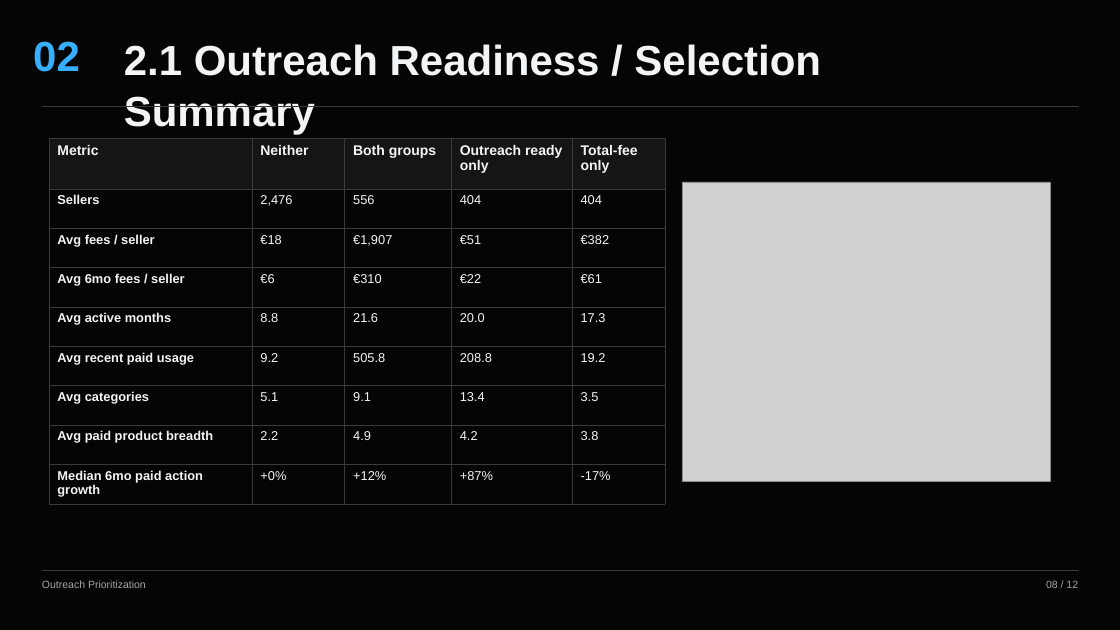
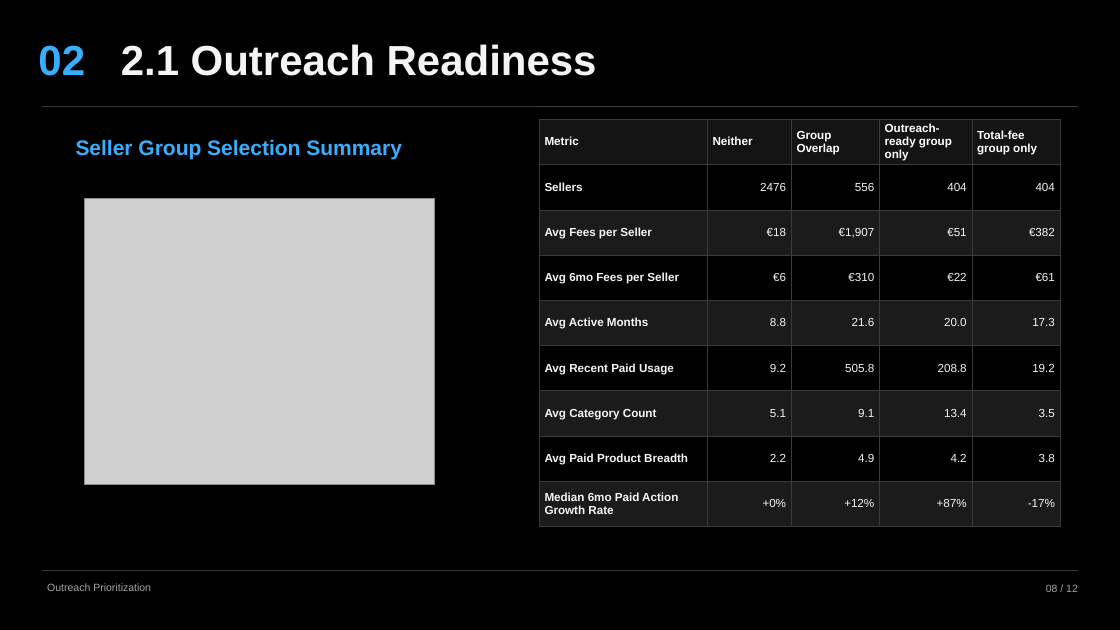
Before and after one commit to omer-t/marktplaats-assignment, a slide deck: slide 8 of deliverables/smb_bundles/smb_bundles_2_prioritize.pptx. Drawn at 1120x630 pixels with LibreOffice and Linux fonts; fonts in the diff are those of the drawing; grey boxes stand for pictures. Boxes give left, top, right and bottom in pixels: in the first picture for what was removed or moved away, otherwise in the second. Text is boxed around its words. In the diff, an @@ line names an element or a change of style, - is before the commit and + after.

```diff
--- a/deliverables/smb_bundles/smb_bundles_2_prioritize.pptx
+++ b/deliverables/smb_bundles/smb_bundles_2_prioritize.pptx
@@ background #050505 to #000000 @@
@@ text "02": place and size @@
-text "02" at (33, 41, 80, 72)
+text "02" at (38, 45, 85, 76)
@@ text at (121, 44, 597, 76): text changed @@
-2.1 Outreach Readiness / Selection Summary
+2.1 Outreach Readiness
@@ rectangle removed at (42, 107, 1078, 107) @@
@@ line added from (42, 107) to (1078, 107), #3A3A3A 0.75 pt @@
@@ table at (539, 119, 1060, 528) @@
-row 1: Metric | Neither | Both groups | Outreach ready only | Total-fee only
+row 1: Metric | Neither | Group Overlap | Outreach- ready group only | Total-fee group only
-row 2, column 2: 2,476
+row 2, column 2: 2476
-row 3, column 1: Avg fees / seller
+row 3, column 1: Avg Fees per Seller
-row 4, column 1: Avg 6mo fees / seller
+row 4, column 1: Avg 6mo Fees per Seller
-row 5, column 1: Avg active months
+row 5, column 1: Avg Active Months
-row 6, column 1: Avg recent paid usage
+row 6, column 1: Avg Recent Paid Usage
-row 7, column 1: Avg categories
+row 7, column 1: Avg Category Count
-row 8, column 1: Avg paid product breadth
+row 8, column 1: Avg Paid Product Breadth
-row 9, column 1: Median 6mo paid action growth
+row 9, column 1: Median 6mo Paid Action Growth Rate
@@ fill #151515 to #141414 in row 1 @@
@@ fill #050505 to #000000 in 20 cells @@
@@ fill #050505 to #1B1B1B in 20 cells @@
@@ size 12 to 10 pt, text colour #F3F4F6 to #FFFFFF in "Metric", "Neither" @@
@@ size 11 to 10 pt in "Sellers", "556", "404", "404" and 28 more places @@
@@ alignment left to right @@
@@ borders changed @@
@@ table: place and size @@
-table at (49, 139, 665, 510)
+table at (539, 119, 1060, 528)
@@ text added at (76, 139, 402, 160), 18 pt, text #37AFFF, bold @@
+Seller Group Selection Summary
@@ picture: place and size @@
-picture at (682, 182, 1050, 482)
+picture at (84, 199, 434, 485)
@@ text "Outreach Prioritization": place and size @@
-text "Outreach Prioritization" at (42, 580, 146, 588)
+text "Outreach Prioritization" at (47, 583, 151, 591)
@@ text "08 / 12" at (1046, 584, 1078, 592): vertical alignment top to middle @@
```
Also in this commit, not shown: 8 other slides changed, 2 slides added, 3 slides removed, 10 other files.
